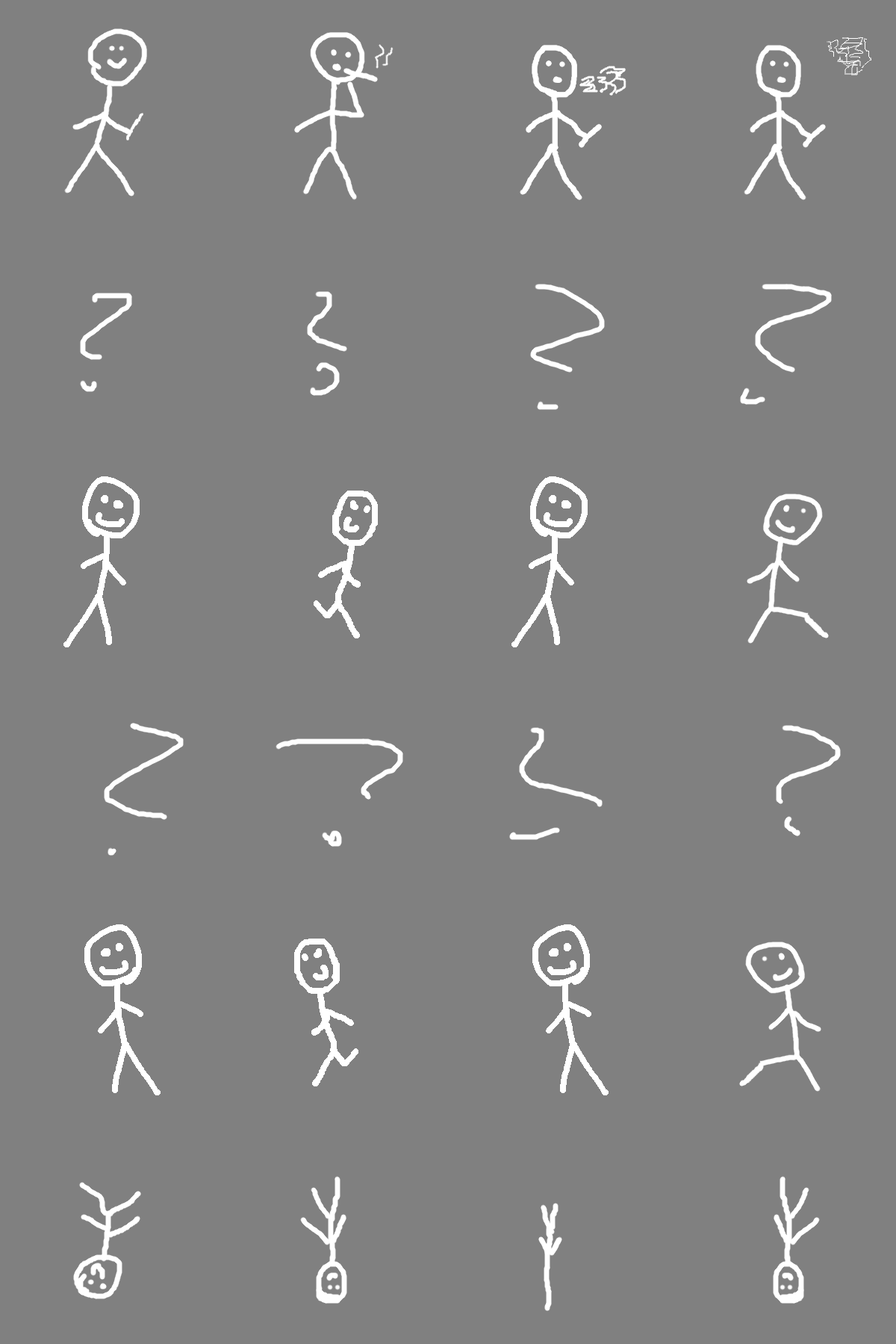
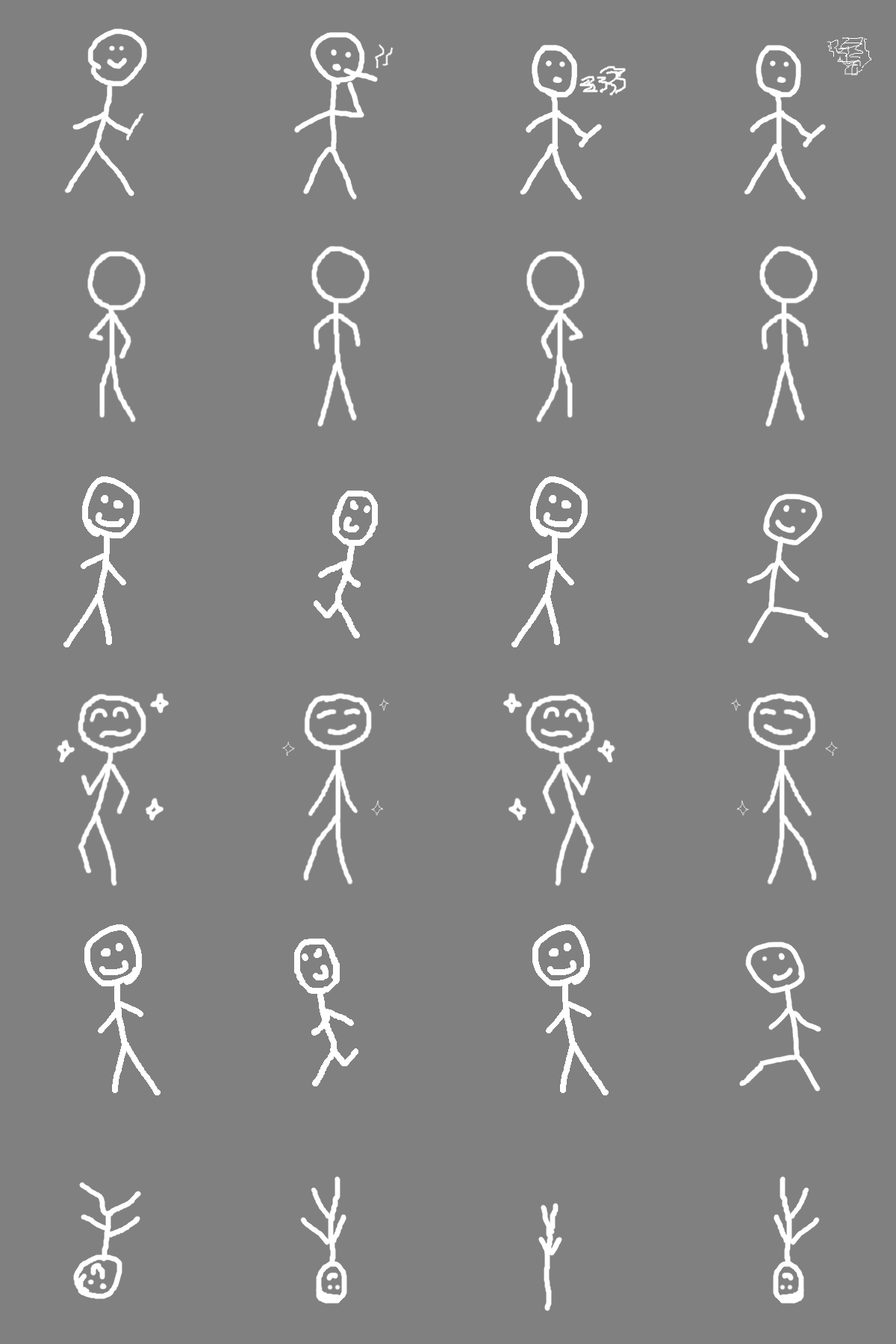
Layers edited between the first and the second 896x1344 image:
painted on "00 #2" over (x1=79, y1=250, x2=146, y2=423)
painted on "40 #2" over (x1=739, y1=245, x2=832, y2=427)
painted on "20 #2" over (x1=526, y1=250, x2=605, y2=423)
painted on "10 #2" over (x1=306, y1=245, x2=370, y2=427)
painted on "00 #3" over (x1=55, y1=691, x2=184, y2=886)
painted on "40 #3" over (x1=730, y1=692, x2=841, y2=885)
painted on "20 #3" over (x1=502, y1=691, x2=616, y2=886)
painted on "10 #3" over (x1=275, y1=692, x2=404, y2=885)
